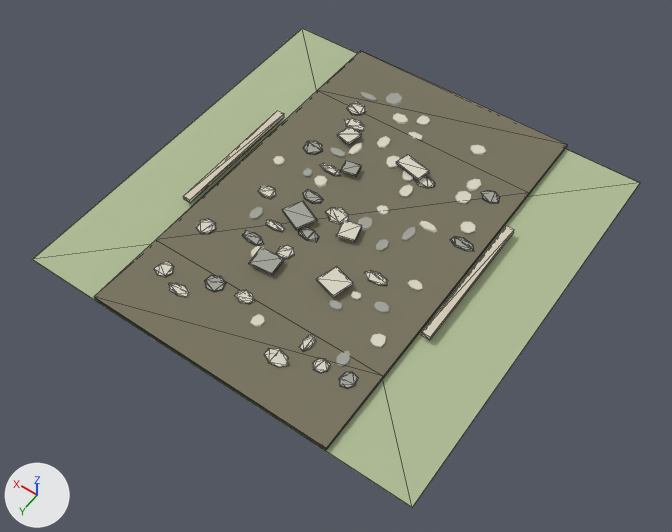
Renders of the glTF model frontend/public/assets/buildings/roads/common_road/common_road_straight_ns_damaged.glb from each side of a commit.
Both versions are drawn from a camera (50 mm lens) standing at (-2.87, 4.16, 5.84) and looking at (-0.12, 0.32, -0.2). The axes (+X, +Y, +Z) are drawn at lower left. The lights are the same throughout. The picture after the commit comes second. Mesh edges are drawn as thin lines on the coarser meshes. Where no turn or scale is listed for an object, it has been applied to the vertices. Vertices at exactly the same position are counted once.

In view in the first picture: 'SM_road_connected_surface.086', 'SM_road_grass_tile.086', 'SM_shoulder_edge.068', 'SM_shoulder_edge.069' and 63 more.
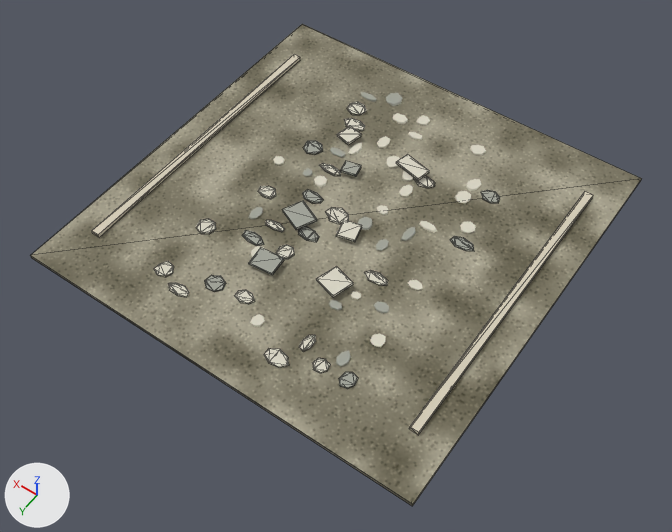
Location of each change, (x1, y1, x2, y2) in pixels of the pictures (672 x 532 px):
'SM_road_connected_surface.086', surface changed, reshaped (29% wider, 20% taller): before (94, 50, 567, 450); after (30, 24, 642, 506)
'SM_road_grass_tile.086', deleted: before (32, 28, 640, 508)

Patch to the scene script:
```diff
--- a/frontend/public/assets/buildings/roads/common_road/common_road_straight_ns_damaged.glb.py
+++ b/frontend/public/assets/buildings/roads/common_road/common_road_straight_ns_damaged.glb.py
@@ mat_mat_common_road_surface @@
 n2 = _N.new('ShaderNodeTexImage'); n2.name = 'Image Texture'
 n2.image = img_common_road_surface
-n3 = _N.new('ShaderNodeUVMap'); n3.name = 'UV Map'
-n3.uv_map = 'UVMap.-01'
 _L.new(n0.outputs[0], n1.inputs[0])  # 'BSDF' to 'Surface'
 _L.new(n2.outputs[0], n0.inputs[0])  # 'Color' to 'Base Color'
-_L.new(n3.outputs[0], n2.inputs[0])  # 'UV' to 'Vector'
@@ me_sm_road_connected_surface_086 @@
 # used by ob_sm_road_connected_surface_086; location = (0.0, 0.0, 0.0)
-me_sm_road_connected_surface_086.from_pydata(...)  # 16 vertices, 28 faces; spans x -1.1..1.1, y -1.8..1.8, z 0.03..0.05
+me_sm_road_connected_surface_086.from_pydata(...)  # 8 vertices, 12 faces; spans x -1.8..1.8, y -1.8..1.8, z 0.03..0.05
+# me_sm_road_connected_surface_086 part 1: the whole mesh is rebuilt
 me_sm_road_connected_surface_086.materials.append(mat_mat_common_road_surface)
@@ ob_sm_road_grass_tile_086 @@
-ob_sm_road_grass_tile_086 = bpy.data.objects.new('SM_road_grass_tile.086', me_cube_1058)
-ob_sm_road_grass_tile_086.location = (0.0, 0.0, 0.002)
```
